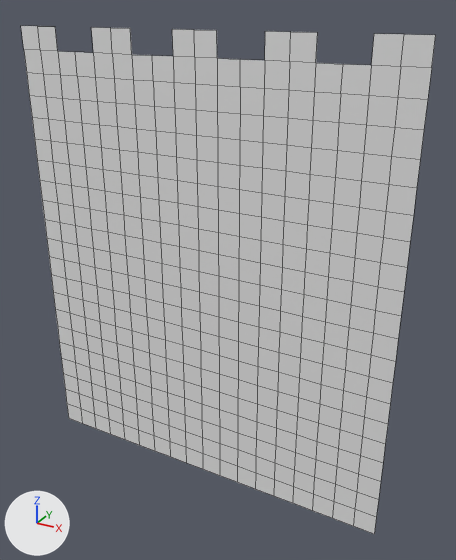
The OBJ model MardukGame/Assets/Tiled2Unity/Meshes/CourtyardChunk4.obj as it was, and as the next commit left it.
The view is the same before and after, from a 50 mm camera at (-25.0, -1412.0, -643.0) aimed at (-825.0, 42.0, -1370.0). Lighting does not change. The marker at lower left points along +X, +Y and +Z. Mesh edges are drawn as thin lines. Where no turn or scale is listed for an object, it has been applied to the vertices.

The first picture shows 'CourtyardChunk4'.
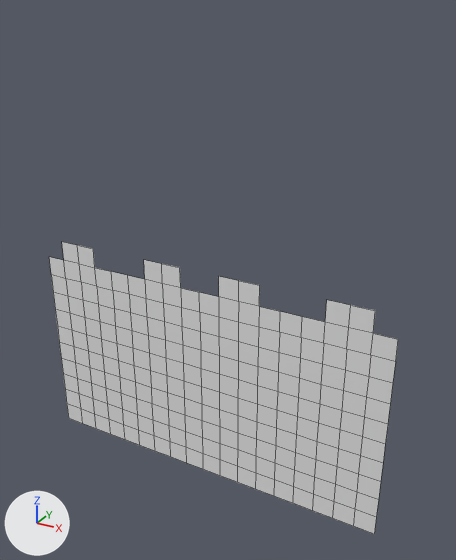
Pixel boxes (x1, y1, x2, y2) of what changed, in the pictures (456 x 560 px):
'CourtyardChunk4', reshaped (16% narrower, 42% shorter)
    before: (21, 26, 436, 534)
    after: (49, 242, 398, 534)
part 1 of me_courtyardchunk4, deleted
    before: (21, 26, 436, 339)

The edits, one by one:
me_courtyardchunk4 is used by ob_courtyardchunk4; location (0.0, 0.0, 0.0).
me_courtyardchunk4 had 414 vertices, 370 faces and spanned x -1472.0..-320.0, y 0.0, z -2048.0..-704.0.
me_courtyardchunk4 now has 221 vertices, 188 faces and spans x -1472.0..-320.0, y 0.0, z -2048.0..-1344.0.
Part 1, on me_courtyardchunk4:
193 vertices are removed from x -1472.0..-320.0, y 0.0, z -1344.0..-704.0.
182 faces are deleted.
